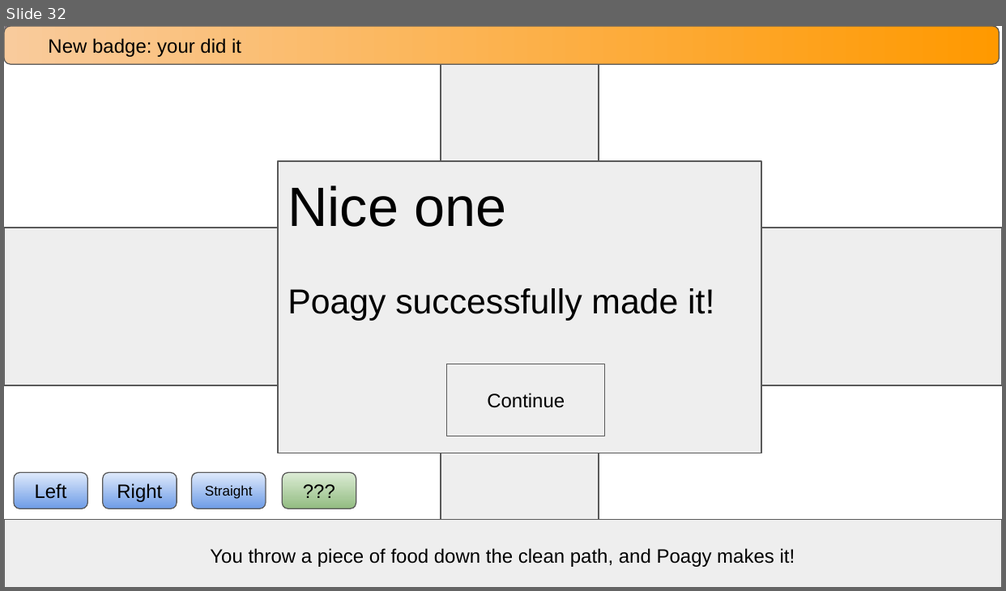
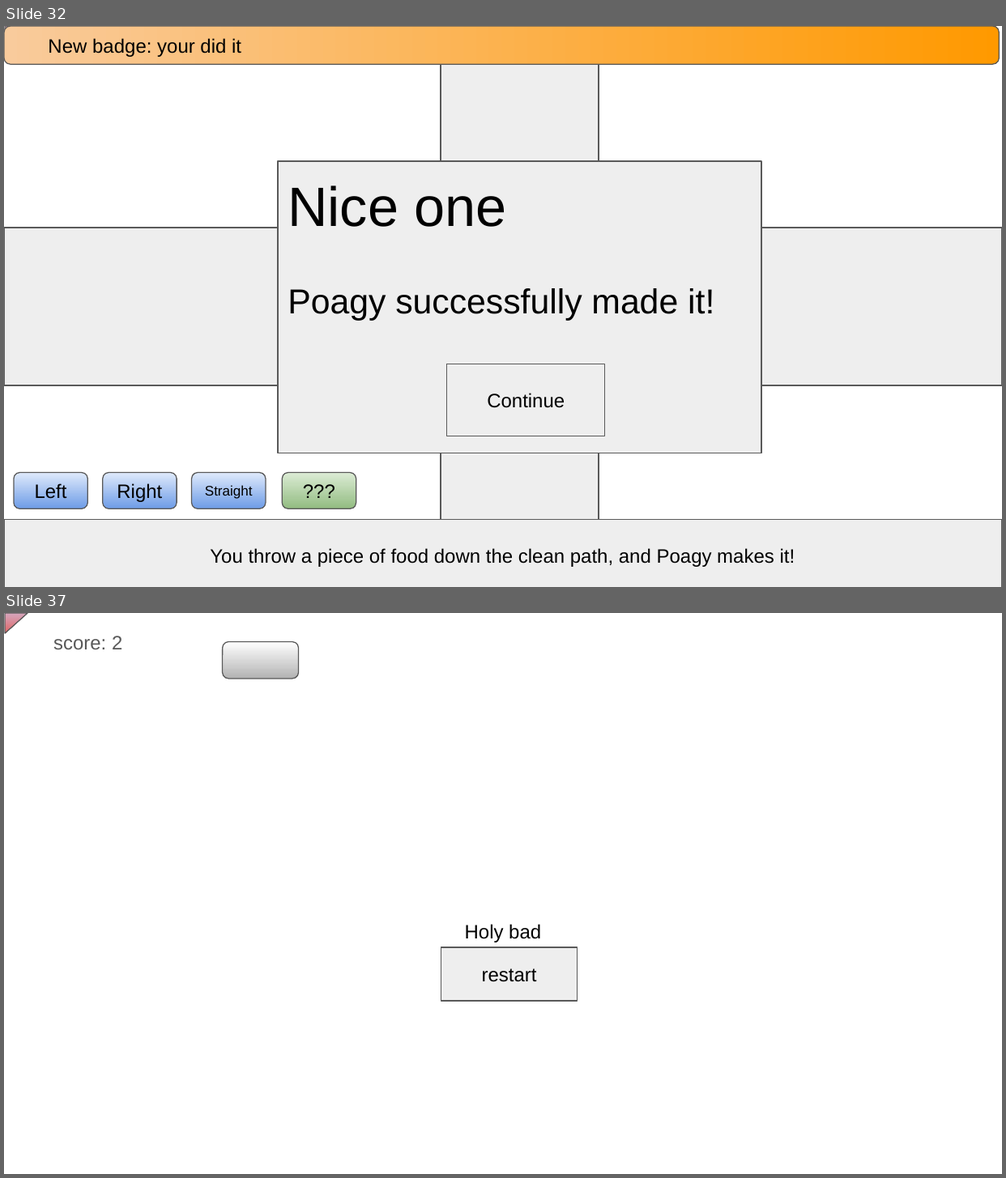
Before and after one commit to RitPigDev/poagy.gs-plus, a slide deck: poagy.gs+.pptx. Shown one above the other, each under a label of ours: slide 32 before the commit, slides 32 and 37 after it; the slides between them are not shown. The pictures are 1006x591 and 1006x1178 pixels, drawn with LibreOffice and Linux fonts; fonts in the diff are those of the drawing; grey boxes stand for pictures. Boxes give left, top, right and bottom in pixels: in the first picture for what was removed or moved away, otherwise in the second. Text is boxed around its words. In the diff, an @@ line names an element or a change of style, - is before the commit and + after.

```diff
--- a/poagy.gs+.pptx
+++ b/poagy.gs+.pptx
@@ slide 37 added at (4, 613, 1002, 1174), background #FFFFFF @@
@@ right triangle added at (5, 614, 27, 633), fill gradient #D5A6BD to #E06666, outline #595959 0.75 pt @@
@@ text added at (53, 636, 122, 649), 14 pt, text #595959 @@
+score: 2
@@ rounded rectangle added at (223, 642, 298, 679), fill gradient #FFFFFF to #B3B3B3, outline #595959 0.75 pt @@
@@ text added at (465, 924, 541, 943), 14 pt, text #000000 @@
+Holy bad
@@ rectangle added at (441, 948, 577, 1001), fill #EEEEEE, outline #595959 0.75 pt, 14 pt, text #000000 @@
+restart
```
Also in this commit, not shown: 11 slides changed, 5 other slides added.
